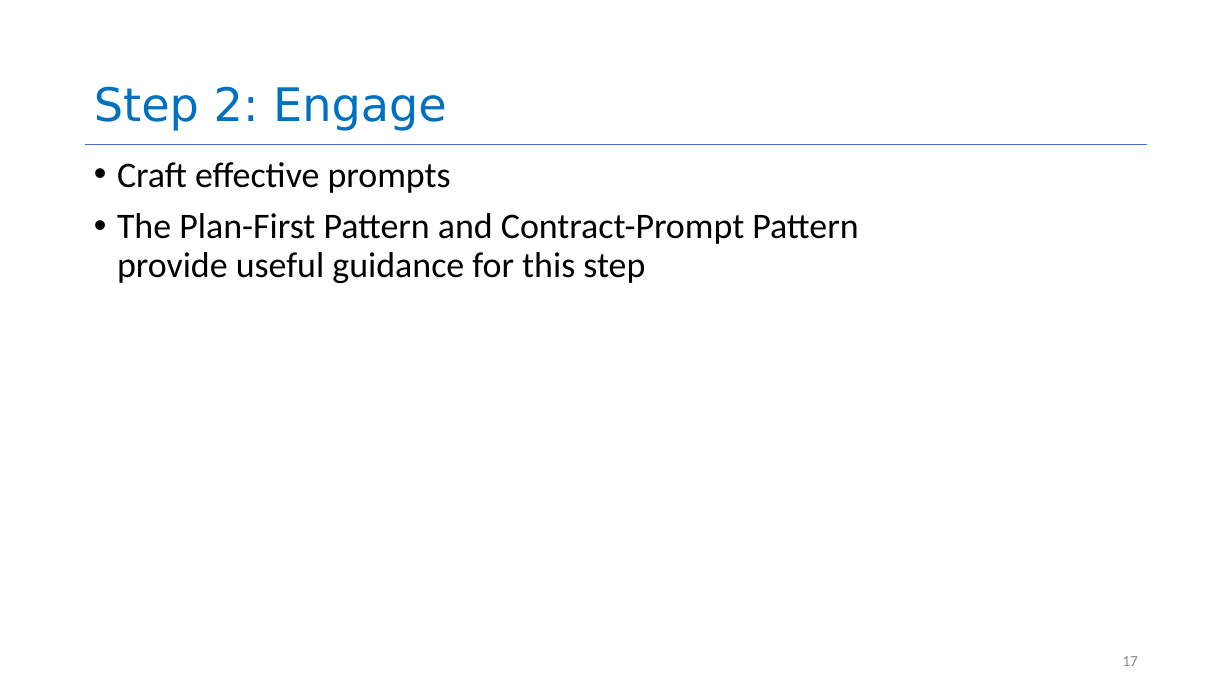
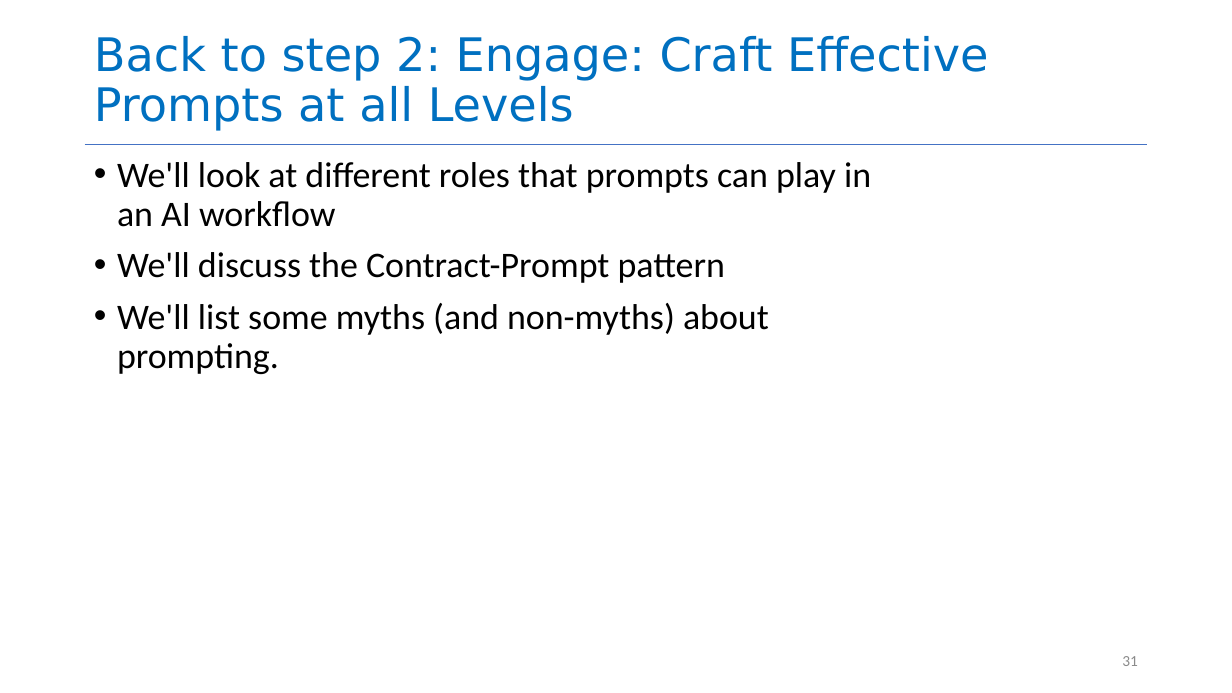
Before and after one commit to neu-se/CS4530-Spring-2026, a slide deck: slide 31 of Slides/Module 16 Using AI Agents.pptx (slide 17 before the commit). Drawn at 1232x693 pixels with LibreOffice and Linux fonts; fonts in the diff are those of the drawing. Boxes give left, top, right and bottom in pixels: in the first picture for what was removed or moved away, otherwise in the second. Text is boxed around its words. In the diff, an @@ line names an element or a change of style, - is before the commit and + after.

```diff
--- a/Slides/Module 16 Using AI Agents.pptx
+++ b/Slides/Module 16 Using AI Agents.pptx
@@ title at box(94, 36, 988, 131): text changed @@
-Step 2: Engage
+Back to step 2: Engage: Craft Effective Prompts at all Levels
@@ text at box(117, 162, 871, 374): text changed @@
-• Craft effective prompts
-• The Plan-First Pattern and Contract-Prompt Pattern provide useful guidance for this step
+• We'll look at different roles that prompts can play in an AI workflow
+• We'll discuss the Contract-Prompt pattern
+• We'll list some myths (and non-myths) about prompting.
@@ page number at box(1122, 656, 1138, 666): text changed @@
-17
+31
```
Also in this commit, not shown: 18 other slides changed, 10 slides added, 2 slides removed, 1 other file.
